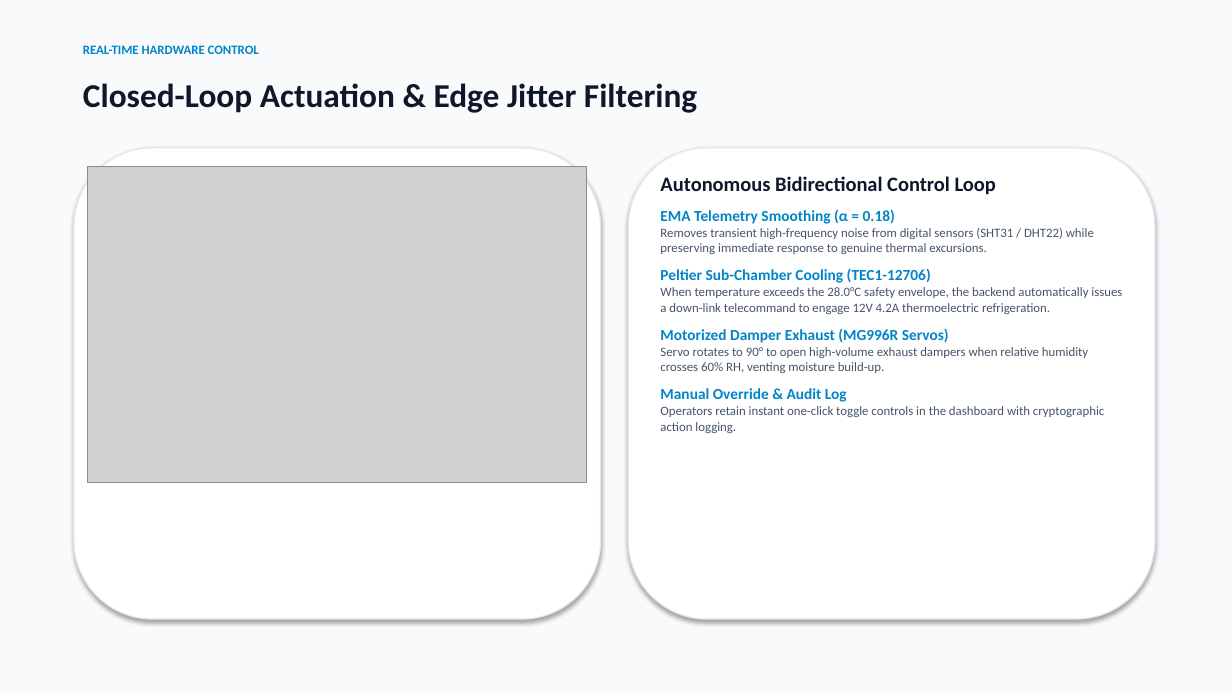
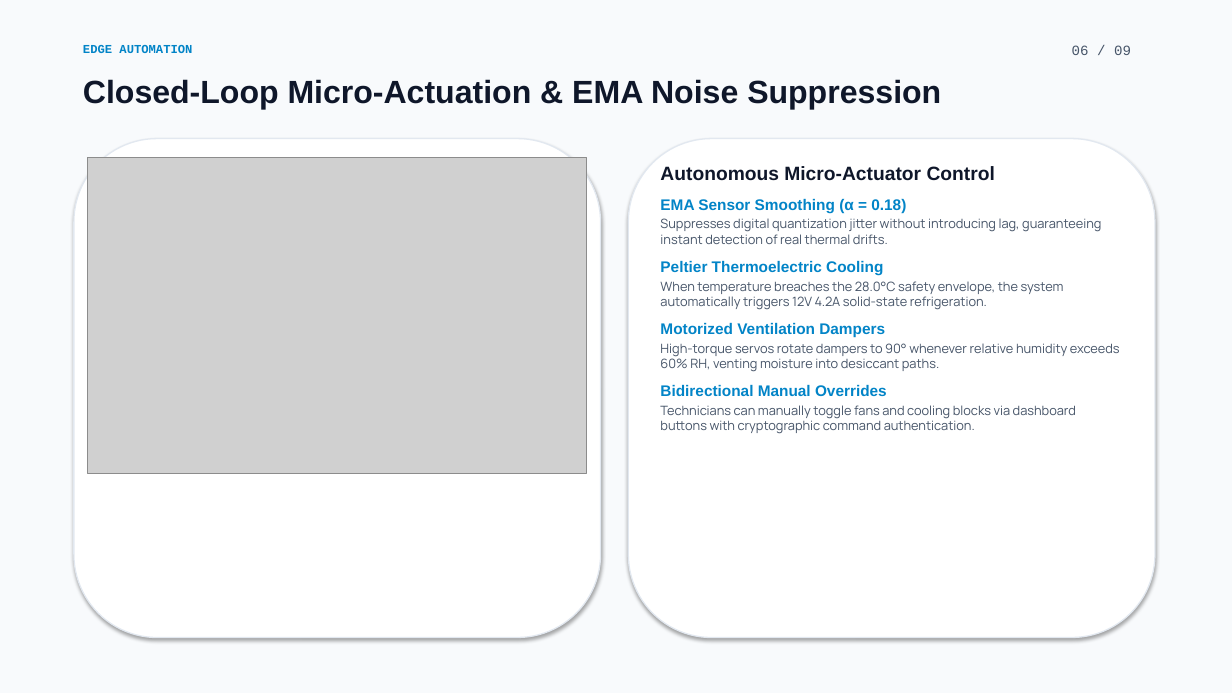
Before and after one commit to Shreyansha790/smart-component-storage, a slide deck: slide 6 of Smart_Component_Storage_Presentation.pptx. Drawn at 1232x693 pixels with LibreOffice and Linux fonts; fonts in the diff are those of the drawing; grey boxes stand for pictures. Boxes give left, top, right and bottom in pixels: in the first picture for what was removed or moved away, otherwise in the second. Text is boxed around its words. In the diff, an @@ line names an element or a change of style, - is before the commit and + after.

```diff
--- a/Smart_Component_Storage_Presentation.pptx
+++ b/Smart_Component_Storage_Presentation.pptx
@@ text at bbox=[83, 45, 192, 53]: text changed; size 10 to 9.5 pt; font Calibri to Courier New @@
-REAL-TIME HARDWARE CONTROL
+EDGE AUTOMATION
@@ text added at bbox=[1072, 45, 1131, 55], 11 pt, text #475569 @@
+06 / 09
@@ text at bbox=[83, 79, 941, 109]: text changed; size 26 to 25 pt; font Calibri to Arial @@
-Closed-Loop Actuation & Edge Jitter Filtering
+Closed-Loop Micro-Actuation & EMA Noise Suppression
@@ rounded rectangle: place and size @@
-rounded rectangle at bbox=[74, 148, 601, 619]
+rounded rectangle at bbox=[74, 139, 601, 638]
@@ rounded rectangle: place and size @@
-rounded rectangle at bbox=[628, 148, 1155, 619]
+rounded rectangle at bbox=[628, 139, 1155, 638]
@@ picture: place and size @@
-picture at bbox=[88, 166, 587, 482]
+picture at bbox=[88, 157, 587, 473]
@@ text at bbox=[660, 166, 1120, 434]: text changed; font Calibri to Manrope @@
-Autonomous Bidirectional Control Loop
-EMA Telemetry Smoothing (α = 0.18)
-Removes transient high-frequency noise from digital sensors (SHT31 / DHT22) while preserving immediate response to genuine thermal excursions.
-Peltier Sub-Chamber Cooling (TEC1-12706)
-When temperature exceeds the 28.0°C safety envelope, the backend automatically issues a down-link telecommand to engage 12V 4.2A thermoelectric refrigeration.
-Motorized Damper Exhaust (MG996R Servos)
-Servo rotates to 90° to open high-volume exhaust dampers when relative humidity crosses 60% RH, venting moisture build-up.
-Manual Override & Audit Log
-Operators retain instant one-click toggle controls in the dashboard with cryptographic action logging.
+Autonomous Micro-Actuator Control
+EMA Sensor Smoothing (α = 0.18)
+Suppresses digital quantization jitter without introducing lag, guaranteeing instant detection of real thermal drifts.
+Peltier Thermoelectric Cooling
+When temperature breaches the 28.0°C safety envelope, the system automatically triggers 12V 4.2A solid-state refrigeration.
+Motorized Ventilation Dampers
+High-torque servos rotate dampers to 90° whenever relative humidity exceeds 60% RH, venting moisture into desiccant paths.
+Bidirectional Manual Overrides
+Technicians can manually toggle fans and cooling blocks via dashboard buttons with cryptographic command authentication.
```
Also in this commit, not shown: 5 other slides changed, 3 slides added, 3 slides removed.
